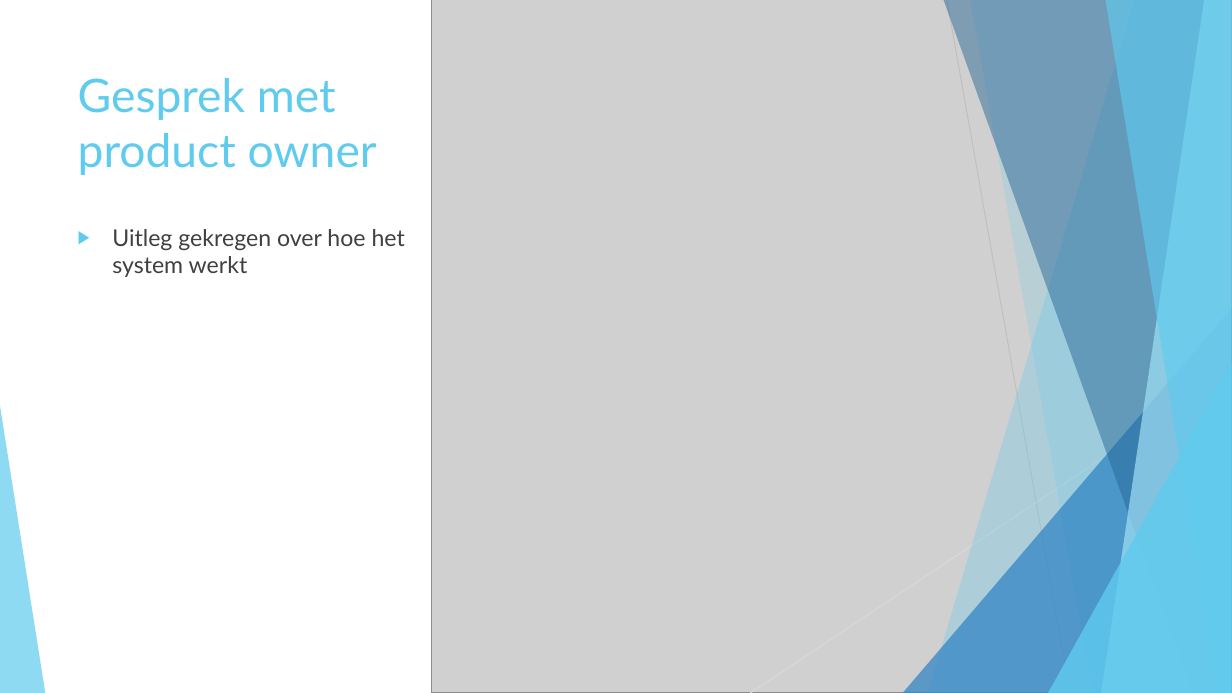
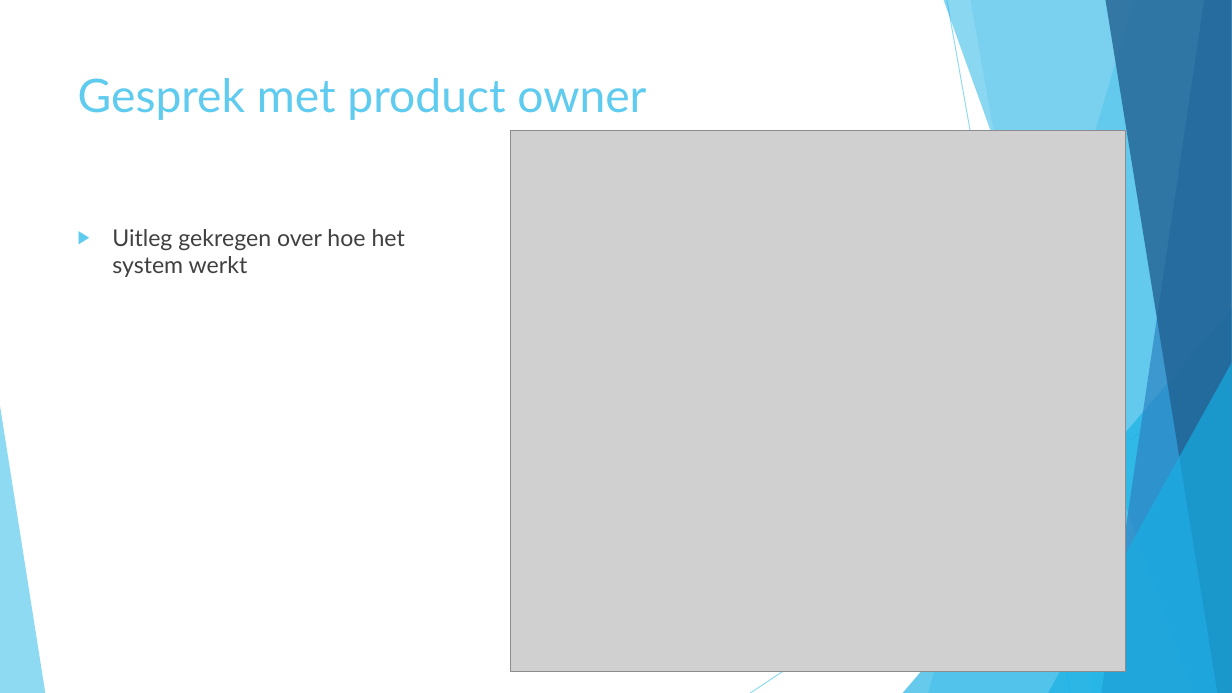
Before and after one commit to merelvdleeden/plastic_vanger, a slide deck: slide 3 of documentatie/scrum presentaties/sprint 1.pptx. Drawn at 1232x693 pixels with LibreOffice and Linux fonts; fonts in the diff are those of the drawing; grey boxes stand for pictures. Boxes give left, top, right and bottom in pixels: in the first picture for what was removed or moved away, otherwise in the second. Text is boxed around its words. In the diff, an @@ line names an element or a change of style, - is before the commit and + after.

```diff
--- a/documentatie/scrum presentaties/sprint 1.pptx
+++ b/documentatie/scrum presentaties/sprint 1.pptx
@@ freeform shape removed at (928, 0, 1232, 693) @@
@@ freeform shape removed at (944, 0, 1232, 693) @@
@@ line removed from (947, 0) to (1070, 693) @@
@@ freeform shape removed at (970, 0, 1232, 693) @@
@@ freeform shape removed at (1102, 0, 1232, 693) @@
@@ freeform shape removed at (1105, 0, 1232, 693) @@
@@ title "Gesprek met product owner" rewrapped from (78, 78, 377, 175) to (78, 78, 646, 120) @@
@@ picture: place and size @@
-picture at (432, 0, 1232, 693)
+picture at (511, 131, 1126, 672)
@@ triangle removed at (903, 308, 1232, 693) @@
@@ line removed from (1232, 372) to (750, 693) @@
@@ triangle removed at (1048, 363, 1232, 693) @@
```
Also in this commit, not shown: 2 slides added, 1 slide removed.
